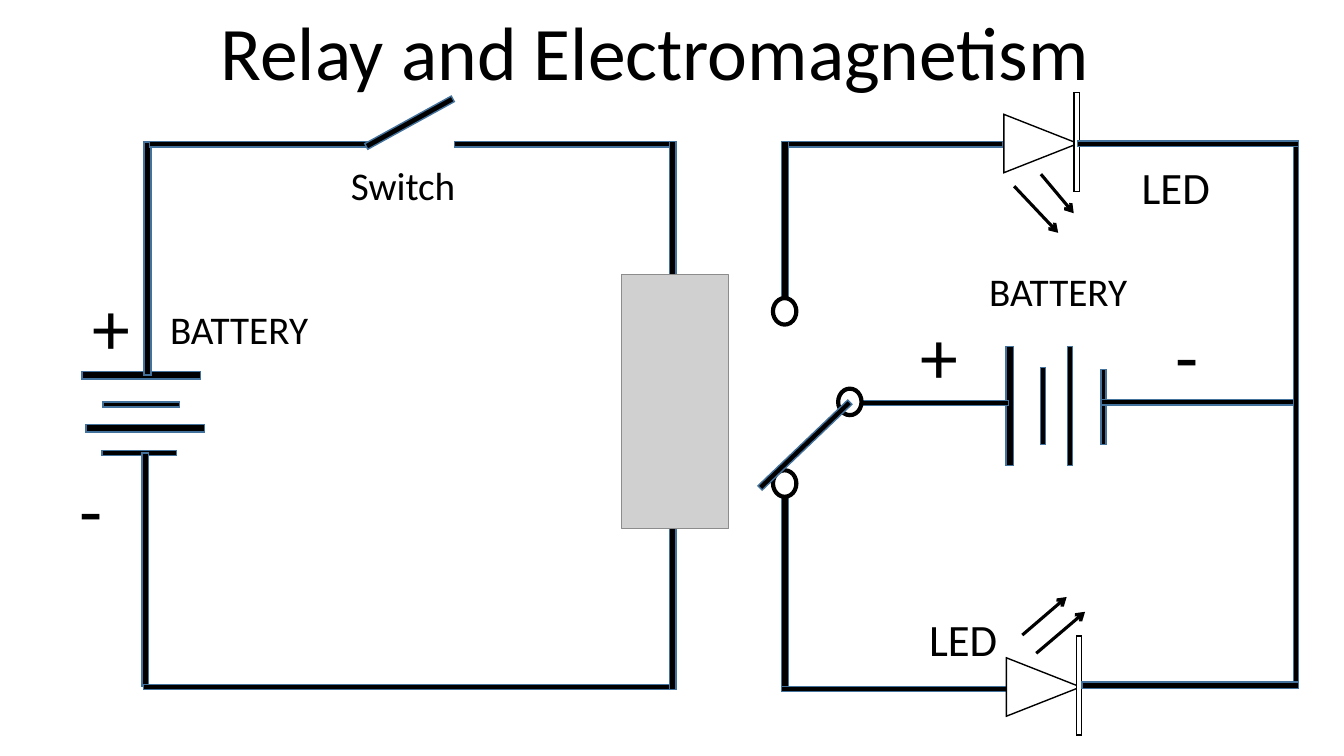
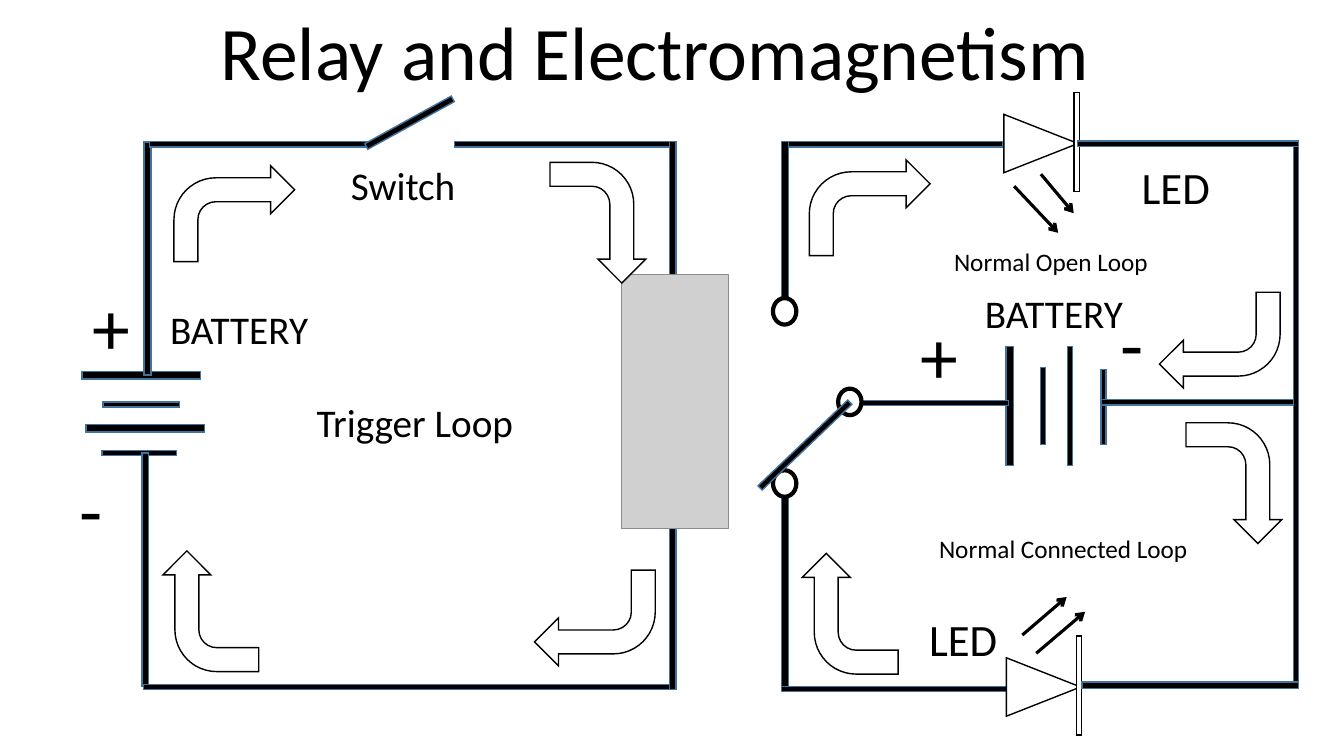
Before and after one commit to infocelab/embedded-projects, a slide deck: slide 25 of Documents/projects for schools.pptx. Drawn at 1344x756 pixels with LibreOffice and Linux fonts; fonts in the diff are those of the drawing; grey boxes stand for pictures. Boxes give left, top, right and bottom in pixels: in the first picture for what was removed or moved away, otherwise in the second. Text is boxed around its words. In the diff, an @@ line names an element or a change of style, - is before the commit and + after.

Commit message:
ok

```diff
--- a/Documents/projects for schools.pptx
+++ b/Documents/projects for schools.pptx
@@ bent arrow added at (174, 166, 295, 262), fill #FFFFFF, outline #000000 1 pt @@
@@ bent arrow added at (550, 162, 646, 283), fill #FFFFFF, outline #000000 1 pt @@
@@ bent arrow added at (810, 160, 931, 256), fill #FFFFFF, outline #000000 1 pt @@
@@ text added at (954, 253, 1147, 275), 18 pt, text #000000 @@
+Normal Open Loop
@@ text "BATTERY": place and size @@
-text "BATTERY" at (989, 281, 1127, 306)
+text "BATTERY" at (985, 303, 1123, 328)
@@ text "-": place and size @@
-text "-" at (1154, 304, 1221, 406)
+text "-" at (1099, 292, 1166, 394)
@@ bent arrow added at (1159, 292, 1280, 388), fill #FFFFFF, outline #000000 1 pt @@
@@ text added at (317, 410, 513, 444), 28 pt, text #000000 @@
+Trigger Loop
@@ bent arrow added at (1186, 423, 1282, 544), fill #FFFFFF, outline #000000 1 pt @@
@@ bent arrow added at (163, 551, 259, 672), fill #FFFFFF, outline #000000 1 pt @@
@@ bent arrow added at (803, 553, 899, 674), fill #FFFFFF, outline #000000 1 pt @@
@@ text added at (939, 540, 1187, 562), 18 pt, text #000000 @@
+Normal Connected Loop
@@ bent arrow added at (534, 571, 655, 666), fill #FFFFFF, outline #000000 1 pt @@
```
Also in this commit, not shown: 2 other slides changed, 19 slides added, 2 slides removed.
